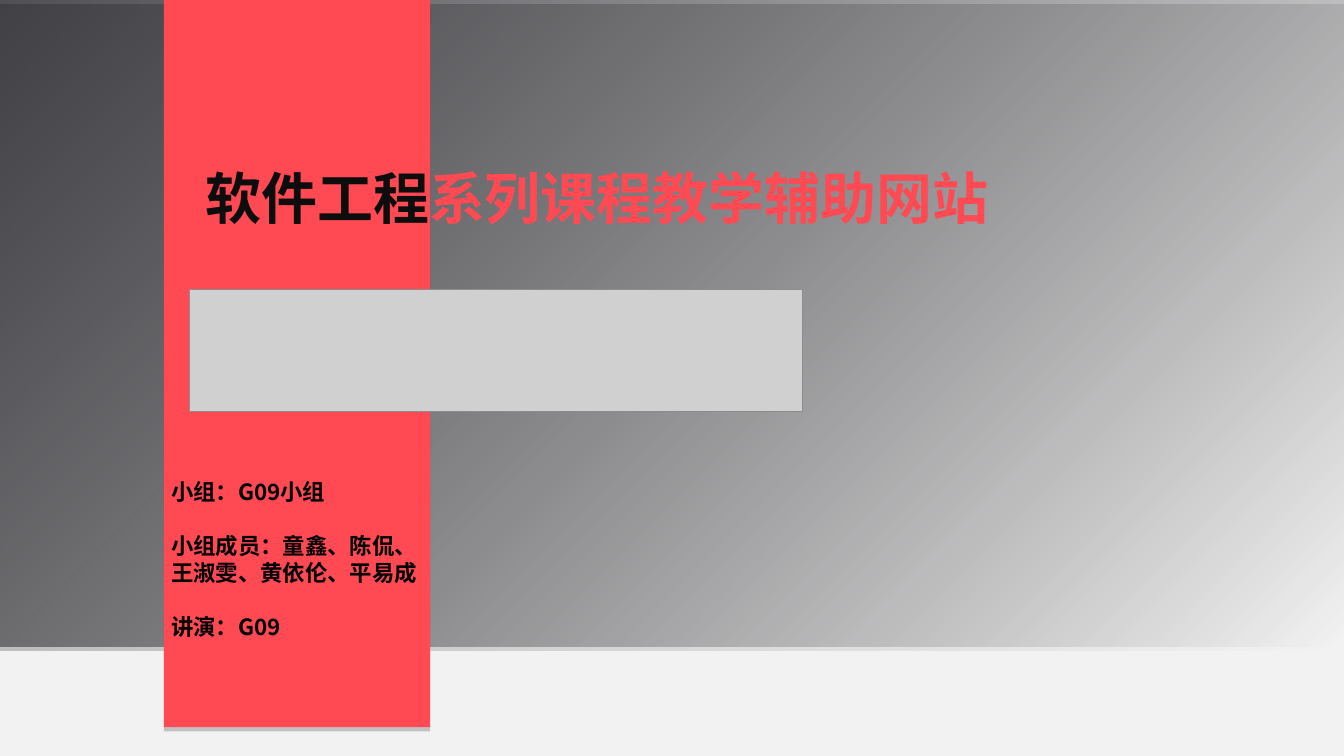
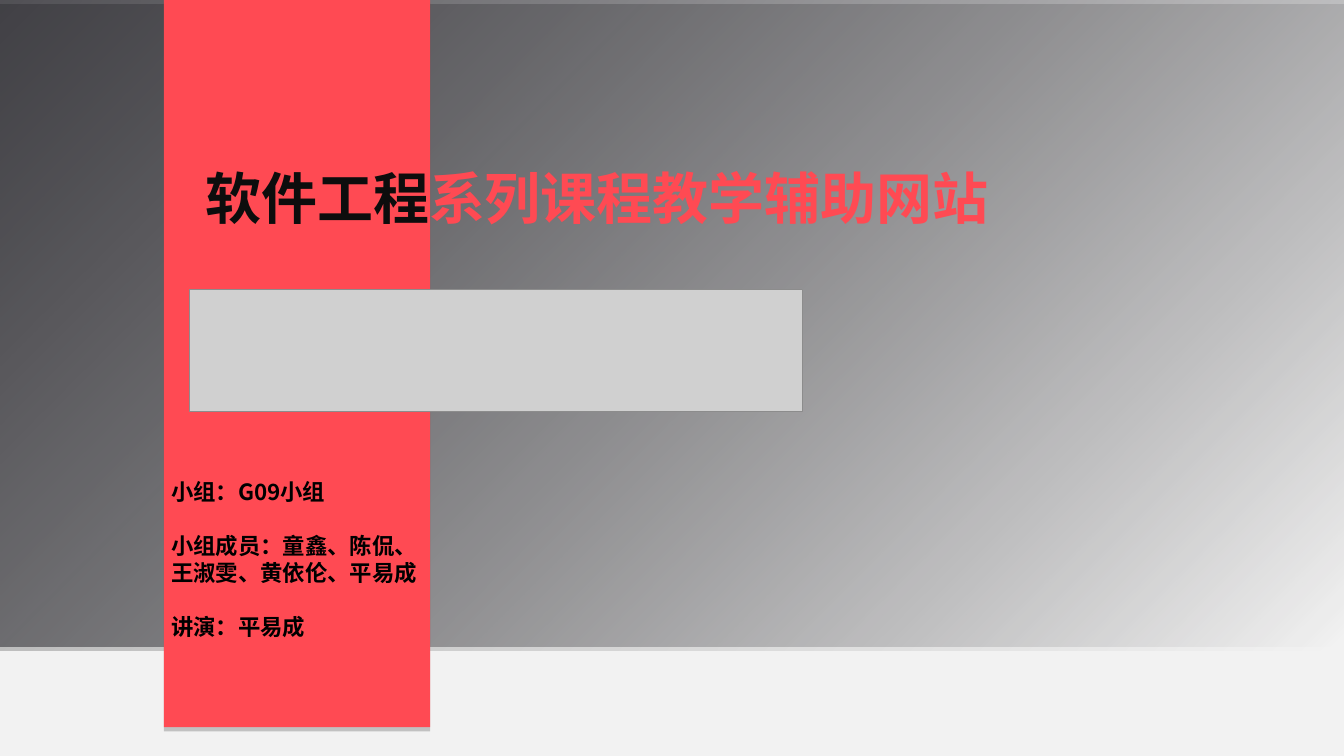
Before and after one commit to PRD2018-G09/Educational-Website, a slide deck: slide 1 of 受控文档/2.需求工程计划/PRD2018-G09-需求工程计划PPT.ppt. Drawn at 1344x756 pixels with LibreOffice and Linux fonts; fonts in the diff are those of the drawing; grey boxes stand for pictures; background and template pictures are left out. Boxes give left, top, right and bottom in pixels: in the first picture for what was removed or moved away, otherwise in the second. Text is boxed around its words. In the diff, an @@ line names an element or a change of style, - is before the commit and + after.

```diff
--- a/受控文档/2.需求工程计划/PRD2018-G09-需求工程计划PPT.ppt
+++ b/受控文档/2.需求工程计划/PRD2018-G09-需求工程计划PPT.ppt
@@ text at (171, 616, 305, 637): text changed @@
-讲演：G09
+讲演：平易成
```
Also in this commit, not shown: 3 other slides changed, 1 slide added, 1 slide removed.
